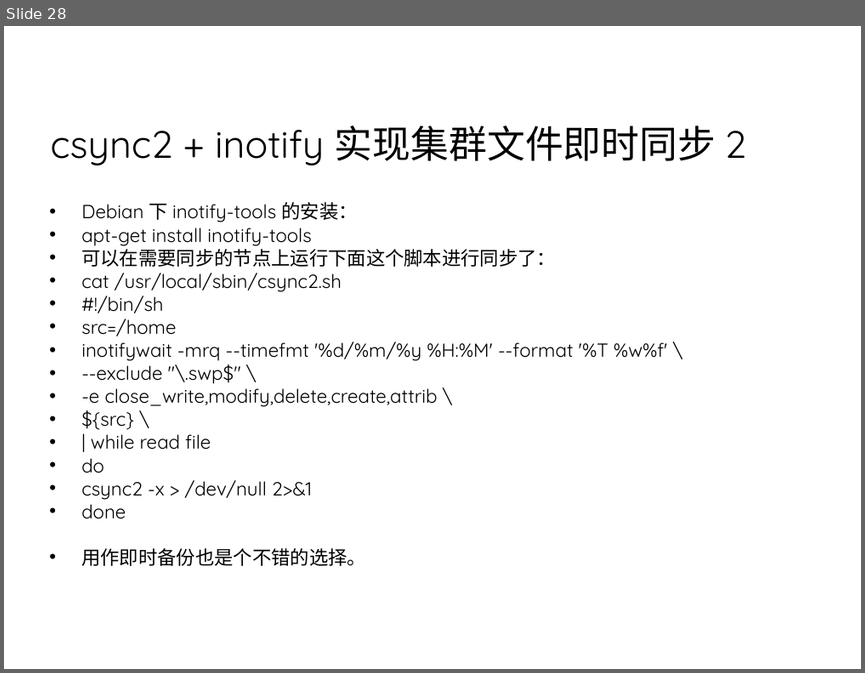
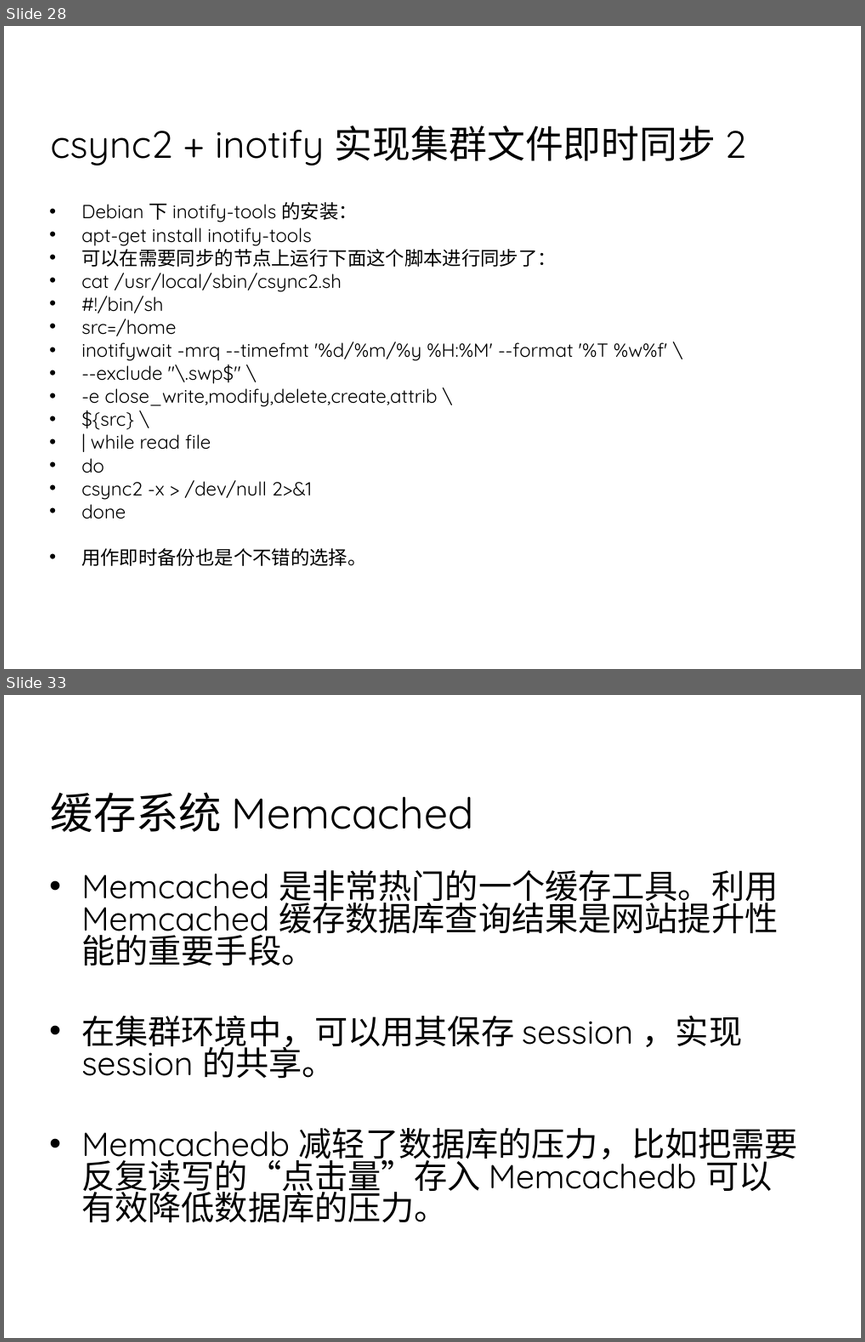
Before and after one commit to 7KjN3mHq/bluedata, a slide deck: system/01总览/架构/网站集群架构.ppt. Shown one above the other, each under a label of ours: slide 28 before the commit, slides 28 and 33 after it; the slides between them are not shown. The pictures are 865x673 and 865x1342 pixels, drawn with LibreOffice and Linux fonts; fonts in the diff are those of the drawing; background and template pictures are left out. Boxes give left, top, right and bottom in pixels: in the first picture for what was removed or moved away, otherwise in the second. Text is boxed around its words. In the diff, an @@ line names an element or a change of style, - is before the commit and + after.

```diff
--- a/system/01总览/架构/网站集群架构.ppt
+++ b/system/01总览/架构/网站集群架构.ppt
@@ slide 33 added at [4, 695, 861, 1338], background picture (left out) @@
@@ title added at [51, 792, 474, 832], 36 pt, text #000000 @@
+缓存系统 Memcached
@@ text added at [81, 870, 798, 1223], 28 pt, text #000000 @@
+• Memcached 是非常热门的一个缓存工具。利用 Memcached 缓存数据库查询结果是网站提升性能的重要手段。
+• 在集群环境中，可以用其保存 session ，实现 session 的共享。
+• Memcachedb 减轻了数据库的压力，比如把需要反复读写的“点击量”存入 Memcachedb 可以有效降低数据库的压力。
```
Also in this commit, not shown: 4 slides changed, 5 other slides added, 5 other files.
